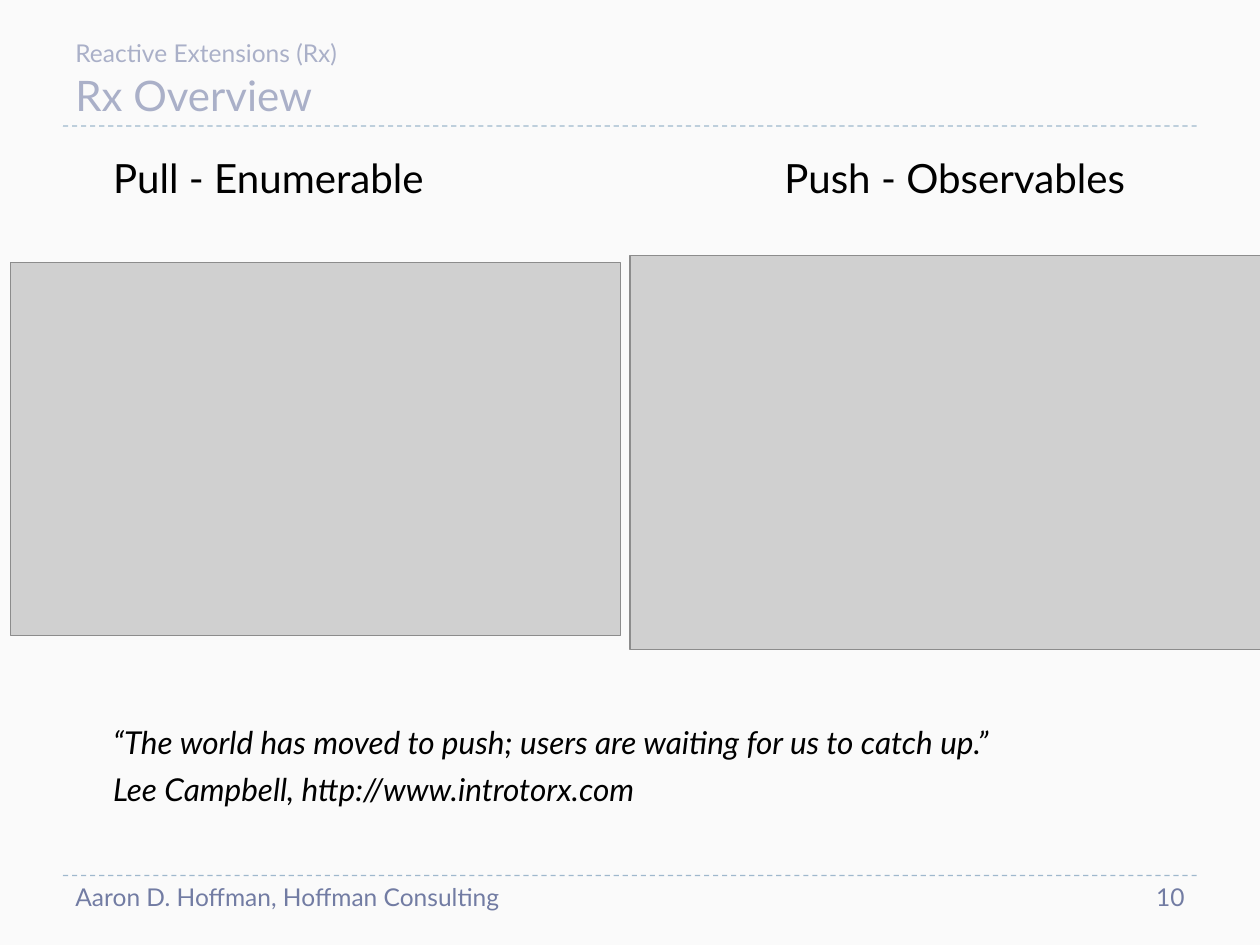
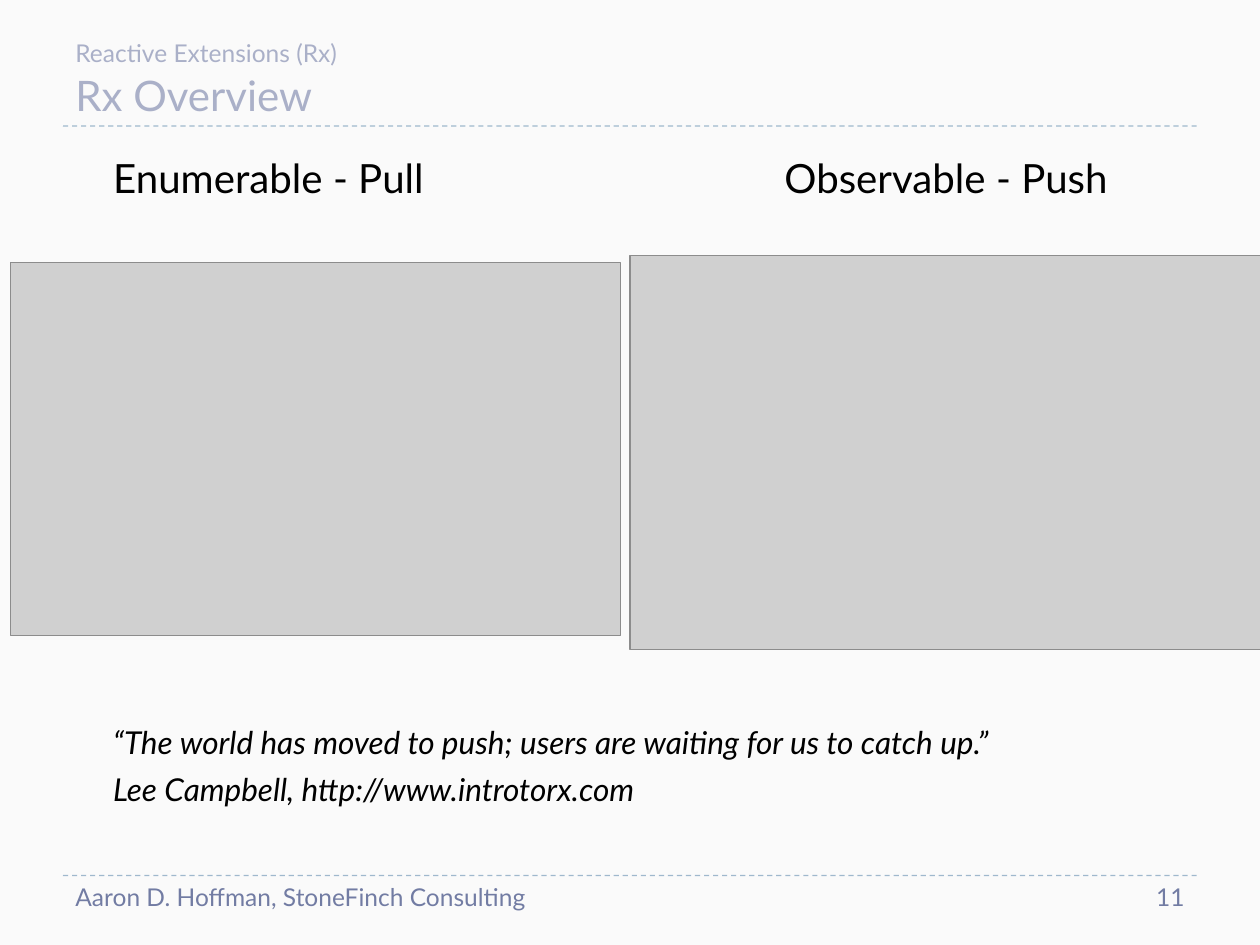
Before and after one commit to aaronhoffman/Rx, a slide deck: slide 11 of Documentation/ReactiveExtensions.pptx (slide 10 before the commit). Drawn at 1260x945 pixels with LibreOffice and Linux fonts; fonts in the diff are those of the drawing; grey boxes stand for pictures. Boxes give left, top, right and bottom in pixels: in the first picture for what was removed or moved away, otherwise in the second. Text is boxed around its words. In the diff, an @@ line names an element or a change of style, - is before the commit and + after.

```diff
--- a/Documentation/ReactiveExtensions.pptx
+++ b/Documentation/ReactiveExtensions.pptx
@@ text at [113, 163, 1107, 194]: text changed @@
-  Pull - Enumerable Push - Observables
+  Enumerable - Pull Observable - Push
@@ text at [75, 888, 525, 911]: text changed @@
-Aaron D. Hoffman, Hoffman Consulting
+Aaron D. Hoffman, StoneFinch Consulting
@@ page number at [1156, 888, 1184, 906]: text changed @@
-10
+11
```
Also in this commit, not shown: 12 other slides changed, 1 slide added.
